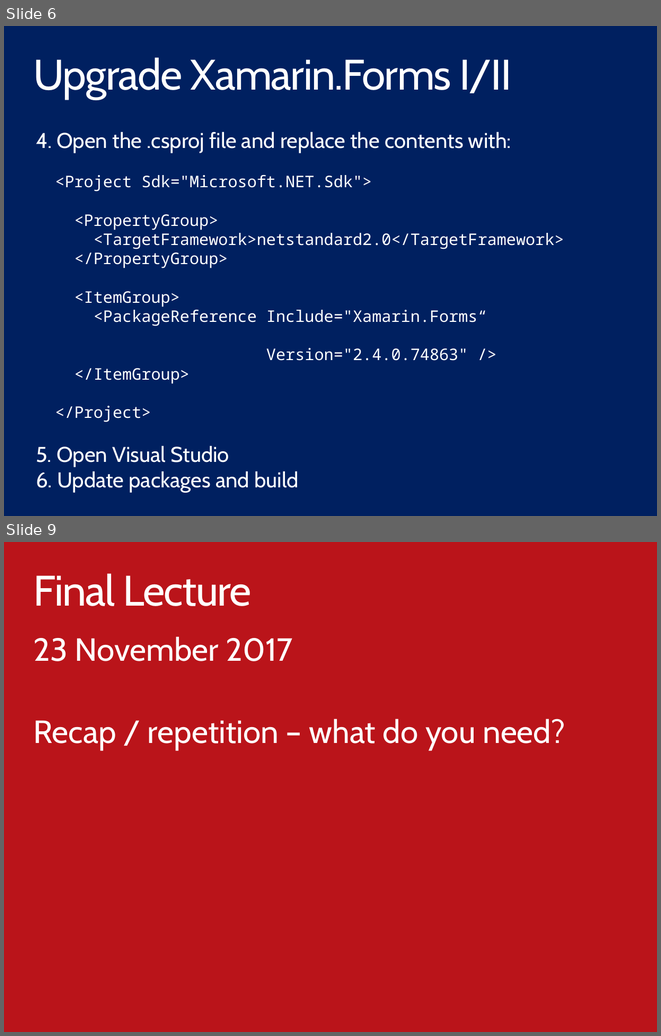
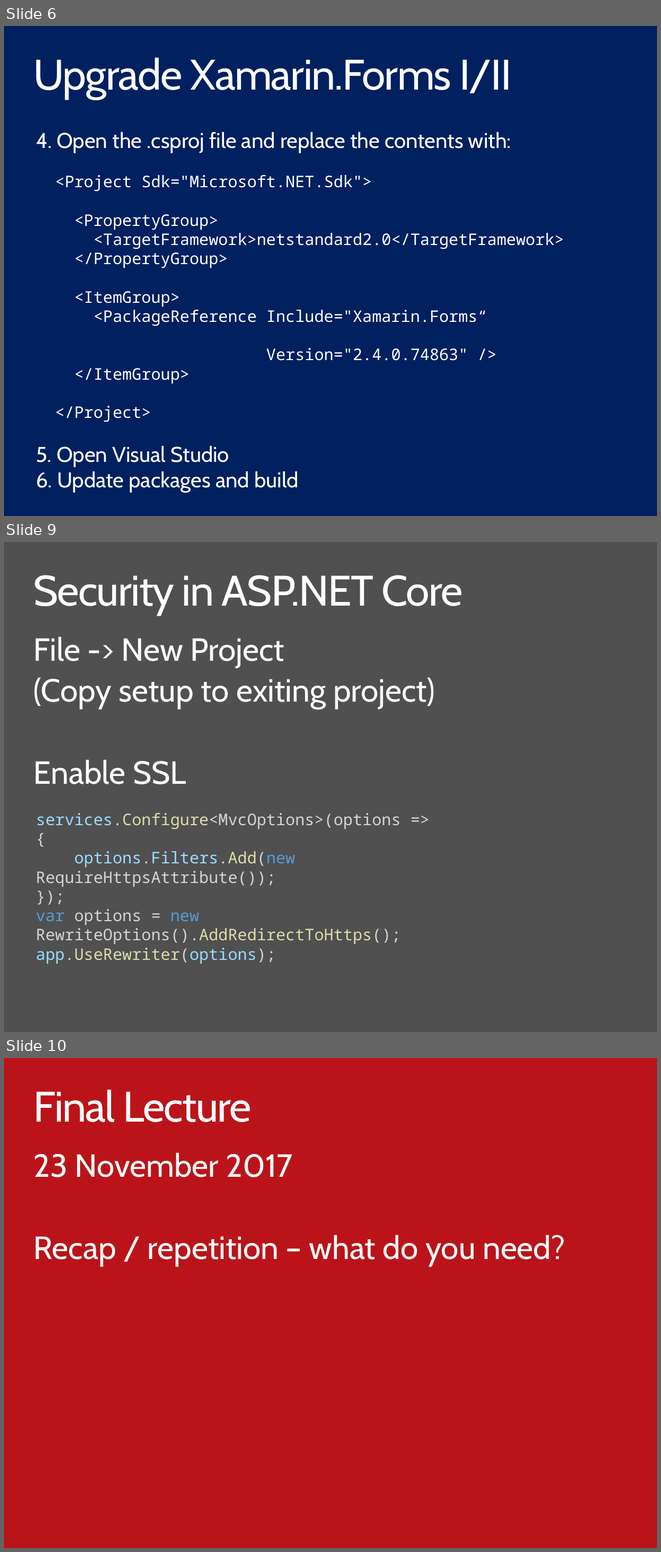
Before and after one commit to ondfisk/BDSA2017, a slide deck: Slides/Lecture10 - Apps part II.pptx. Shown one above the other, each under a label of ours: slides 6 and 9 before the commit, slides 6, 9 and 10 after it; the slides between them are not shown. The pictures are 661x1036 and 661x1552 pixels, drawn with LibreOffice and Linux fonts; fonts in the diff are those of the drawing. Boxes give left, top, right and bottom in pixels: in the first picture for what was removed or moved away, otherwise in the second. Text is boxed around its words. In the diff, an @@ line names an element or a change of style, - is before the commit and + after.

```diff
--- a/Slides/Lecture10 - Apps part II.pptx
+++ b/Slides/Lecture10 - Apps part II.pptx
@@ slide 9 added at (4,542,657,1032), background #505050 @@
@@ title added at (33,575,463,615), 48 pt, text #FFFFFF @@
+Security in ASP.NET Core
@@ text added at (34,636,435,784), 36 pt, text #FFFFFF @@
+File -> New Project
+(Copy setup to exiting project)
+Enable SSL
@@ text added at (36,813,400,886), 18 pt, text #D4D4D4 @@
+services.Configure<MvcOptions>(options =>
+{
+options.Filters.Add(new RequireHttpsAttribute());
+});
@@ text added at (36,909,400,964), 18 pt, text #D4D4D4 @@
+var options = new RewriteOptions().AddRedirectToHttps();
+app.UseRewriter(options);
@@ what was slide 9 is now slide 10 @@
```
Also in this commit, not shown: 6 slides changed, 1 other file.
